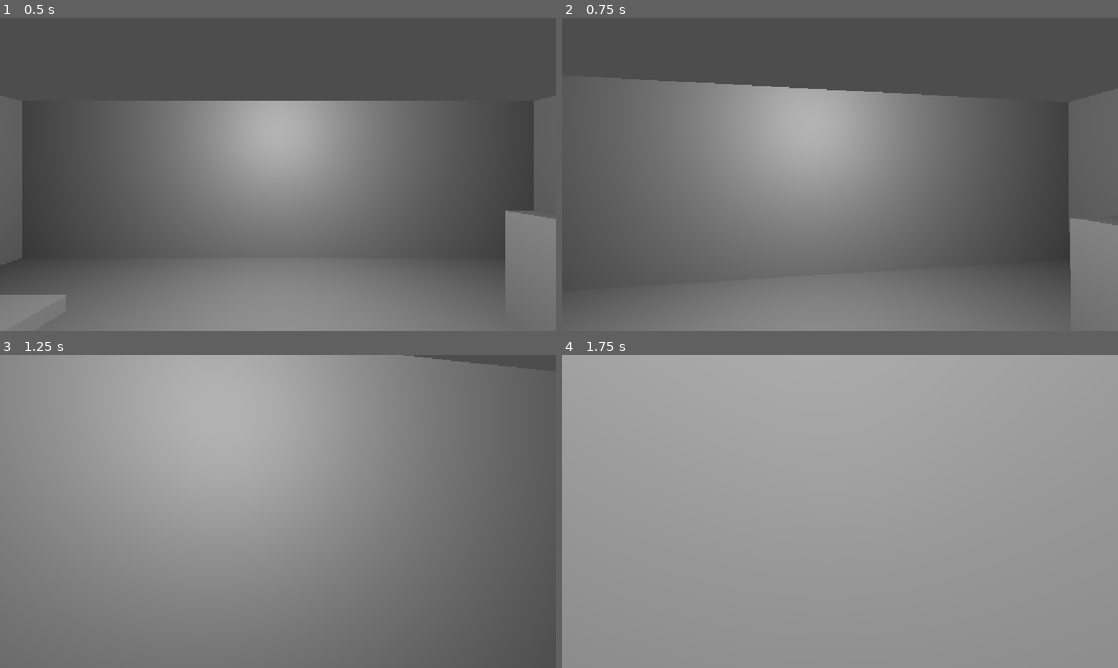
Above: before the commit, frames 1-4 (two rows, left to right).
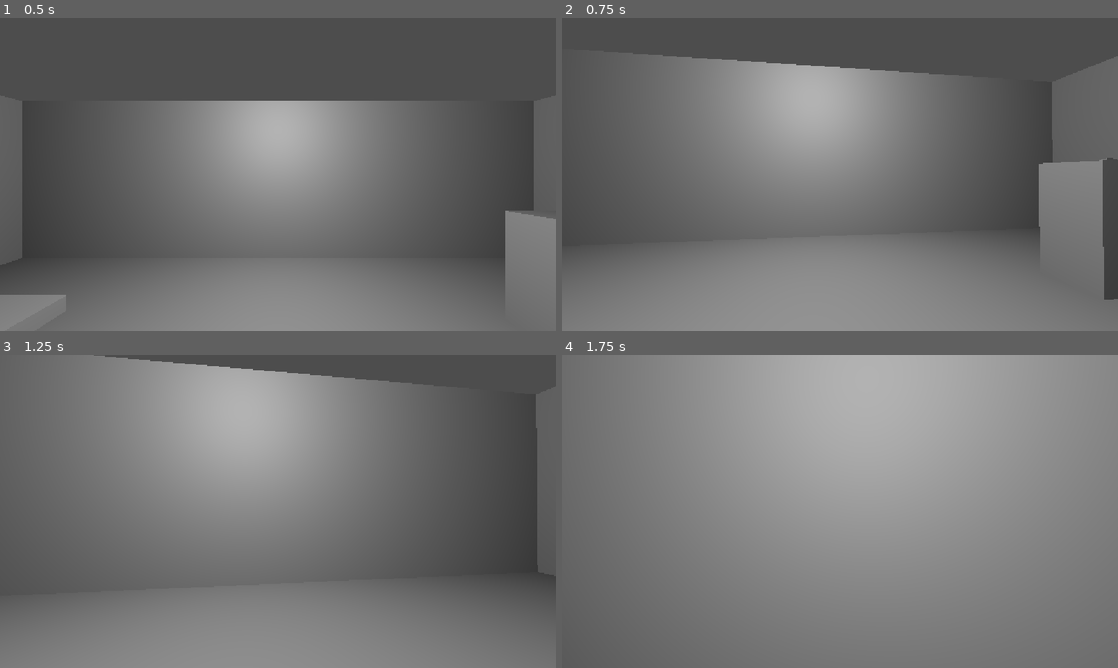
Above: after the commit, the same moments.

Repository: V-spike/nights-of-tec
Game: Godot game, scene res://scenes/main.tscn
The game is run twice, just before and just after one commit, with the same random seed, the same clock (stepped at 60 frames per second) and the same inputs.
Inputs (mouse positions are in pixels of both pictures, inside the frame that each line leads up to):
- Up to frame 1 (0.5 s): no input
- Up to frame 2 (0.75 s): tap Enter at 0.5 s; move the mouse to (867, 174) at 0.52 s; hold W (move_forward) from 0.53 s (still down); hold Ctrl (crouch) from 0.53 s (still down)
- Up to frame 3 (1.25 s): keep holding W (move_forward); keep holding Ctrl (crouch); tap Shift (run) at 0.8 s
- Up to frame 4 (1.75 s): keep holding W (move_forward); move the mouse to (812, 511) at 1.27 s; release Ctrl (crouch) at 1.28 s; tap Shift (run) at 1.35 s; tap Ctrl (crouch) at 1.55 s

Frame 1 is identical in both runs. In frame 2, 16% of the frame differs, in the area x 0-100%, y 11-97%; in frame 3, 49%, in the area x 0-100%, y 0-100%; in frame 4, 37%.

Commit message:
L: agacharse con Ctrl

Diff:
--- a/scenes/enemy/guard.gd
+++ b/scenes/enemy/guard.gd
@@ -111,7 +111,10 @@
 func can_see_player() -> bool:
 	if player == null:
 		return false
-	if global_position.distance_to(player.global_position) > view_distance:
+	var max_distance := view_distance
+	if player.get("crouching"):
+		max_distance = view_distance / 2.0
+	if global_position.distance_to(player.global_position) > max_distance:
 		return false
 	var to_player := global_position.direction_to(player.global_position)
 	var forward := global_transform.basis.z
--- a/scripts/player/player.gd
+++ b/scripts/player/player.gd
@@ -1,4 +1,9 @@
 extends CharacterBody3D
+@export var crouch_speed: float = 1.5
+@export var stand_head_height: float = 1.6
+@export var crouch_head_height: float = 1.0
+#¿está agachado? el guardia lo lee
+var crouching: bool = false
 #declaracion de estamina, velocidad al caminar, velocidad al correr
 @export var walk_speed: float = 3.0
 @export var run_speed: float = 5.5
@@ -65,10 +70,13 @@
 	var direction := (transform.basis * Vector3(input_dir.x, 0, input_dir.y)).normalized()
 	#velocidad actual
 	#Pregunta si esta corriendo shift: presionado y dir: distinta a quieta
-	var running := Input.is_action_pressed("run") and input_dir != Vector2.ZERO and not exhausted
+	crouching = Input.is_action_pressed("crouch") and not GameState.input_locked
+	var running := Input.is_action_pressed("run") and input_dir != Vector2.ZERO and not exhausted and not crouching
 	var speed := walk_speed
 	if running:
 		speed = run_speed
+	elif crouching:
+		speed = crouch_speed
 	if running:
 		stamina -= stamina_drain * delta
 	else:
@@ -85,6 +93,9 @@
 	#velocidad  x/z con  speed, multiplica.
 	velocity.x = direction.x * speed
 	velocity.z = direction.z * speed
+		#baja o sube la cámara poco a poco
+	var head_target := crouch_head_height if crouching else stand_head_height
+	head.position.y = lerp(head.position.y, head_target, 10.0 * delta)
 	move_and_slide()
 #el guardia te atrapó: bloquear, teletransportar y soltar
 func _on_caught() -> void:
